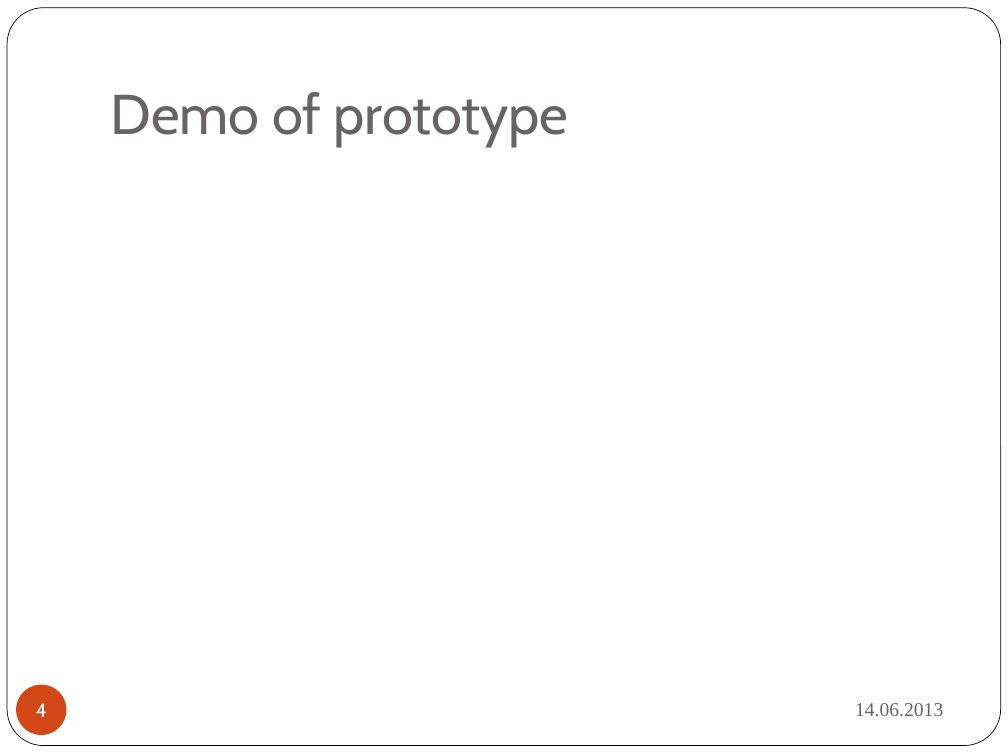
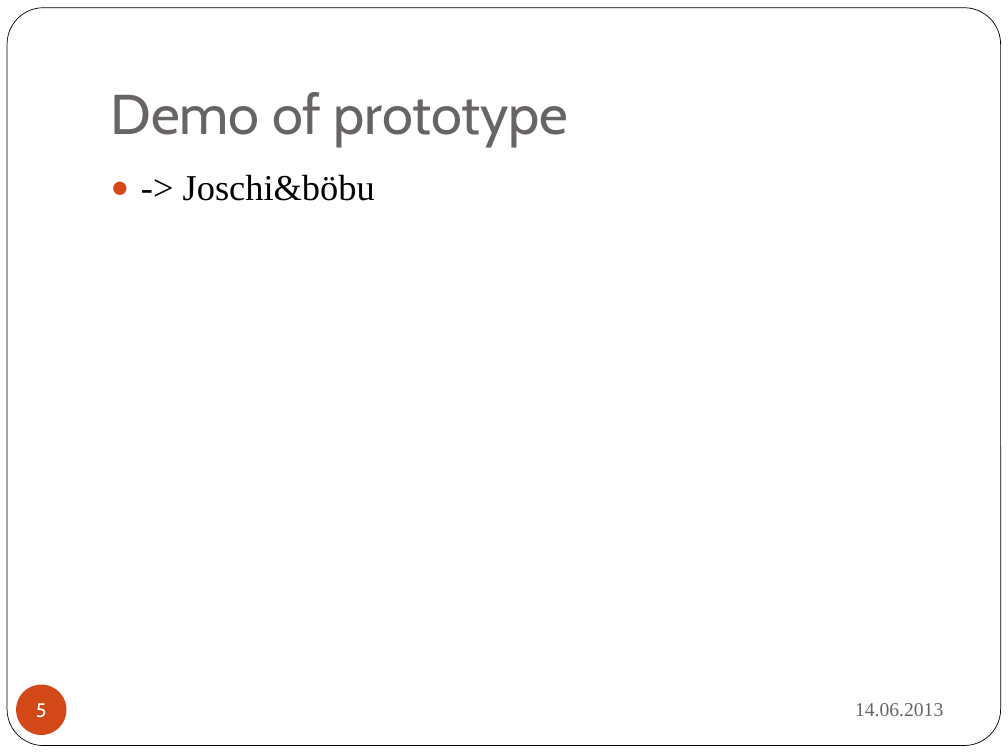
Before and after one commit to boebu/ch.bfh.bti7081.s2013.yellow, a slide deck: slide 5 of ch.bfh.bti7081.s2013.yellow/doc/cs1_task14/cs01_task14_final_presentation.pptx (slide 4 before the commit). Drawn at 1008x756 pixels with LibreOffice and Linux fonts; fonts in the diff are those of the drawing. Boxes give left, top, right and bottom in pixels: in the first picture for what was removed or moved away, otherwise in the second. Text is boxed around its words. In the diff, an @@ line names an element or a change of style, - is before the commit and + after.

```diff
--- a/ch.bfh.bti7081.s2013.yellow/doc/cs1_task14/cs01_task14_final_presentation.pptx
+++ b/ch.bfh.bti7081.s2013.yellow/doc/cs1_task14/cs01_task14_final_presentation.pptx
@@ text added at <box>183,174,375,201</box>, 26 pt, text #000000 @@
+● -> Joschi&böbu
@@ page number at <box>36,703,47,718</box>: text changed @@
-4
+5
```
Also in this commit, not shown: 5 other slides changed, 1 slide added.
